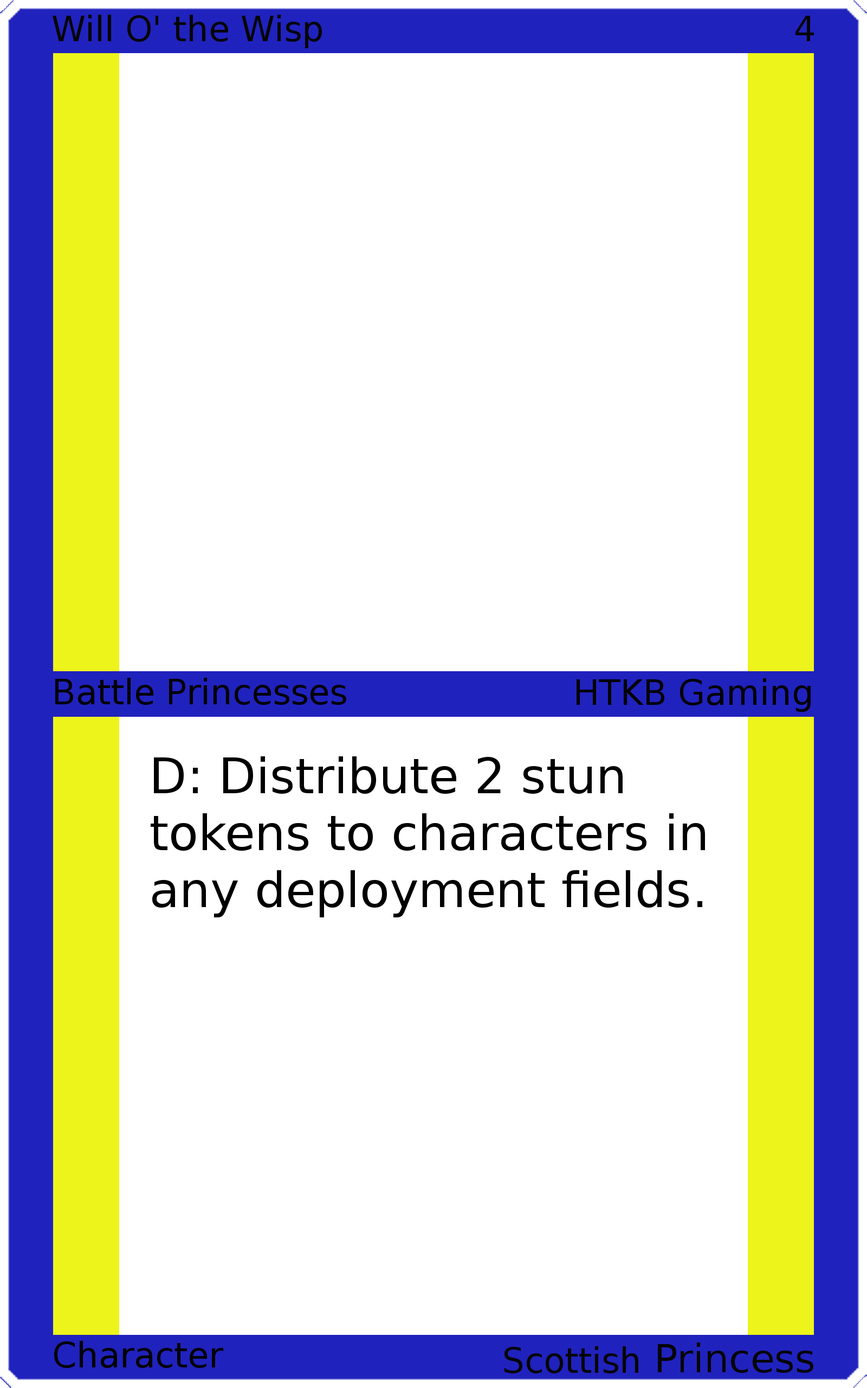
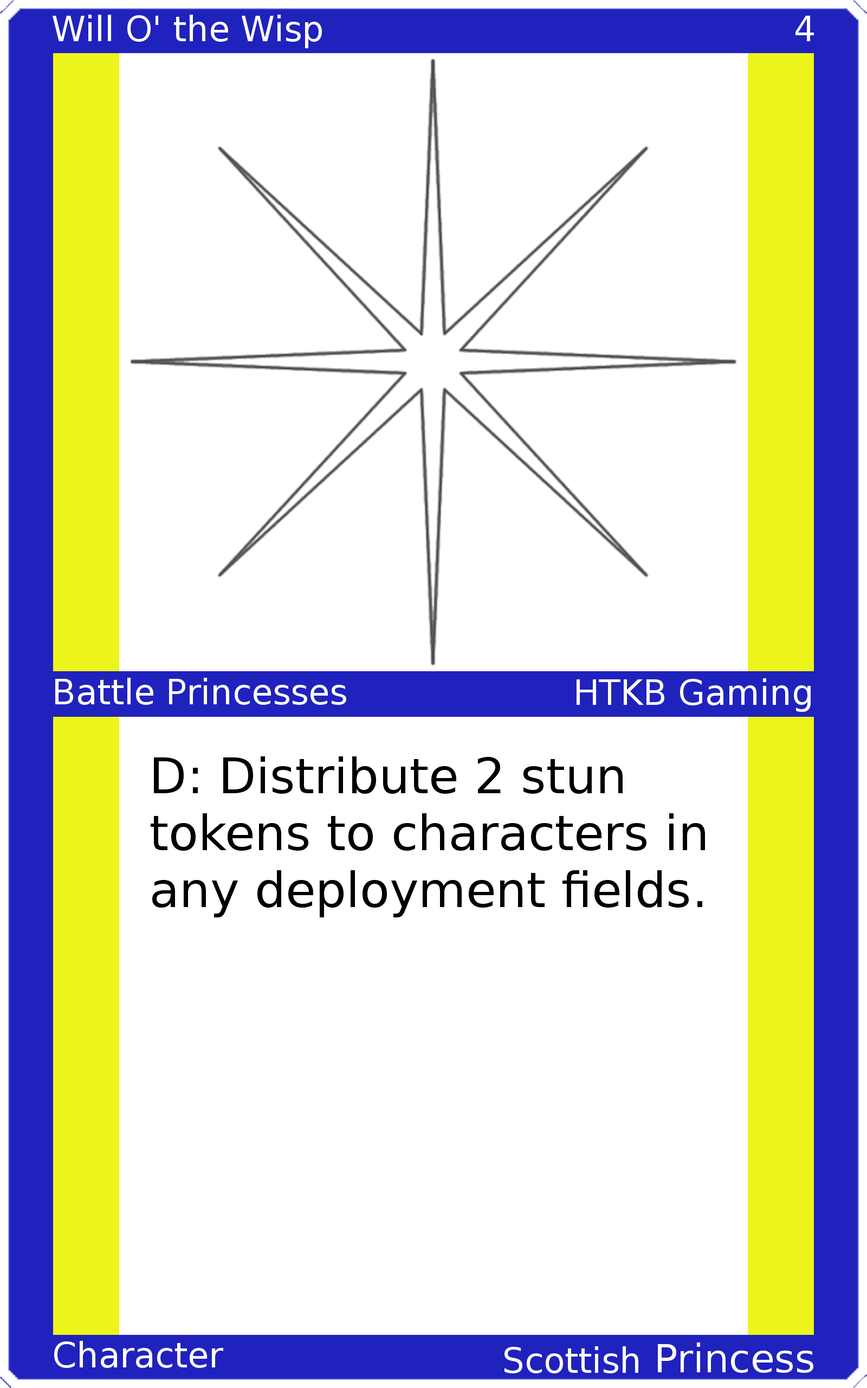
Two versions of the same layered image (867 × 1388). Layer-by-layer changes:
painted on "Upper Left" over [52,14,322,49]
painted on "Upper Right" over [795,15,815,42]
painted on "Mid Left" over [55,677,347,705]
painted on "Mid Right" over [576,678,811,712]
painted on "Bottom Left" over [54,1340,224,1368]
painted on "Bottom Right" over [504,1342,814,1373]
added layer "Art" above "Top Background" over [129,57,738,666]
